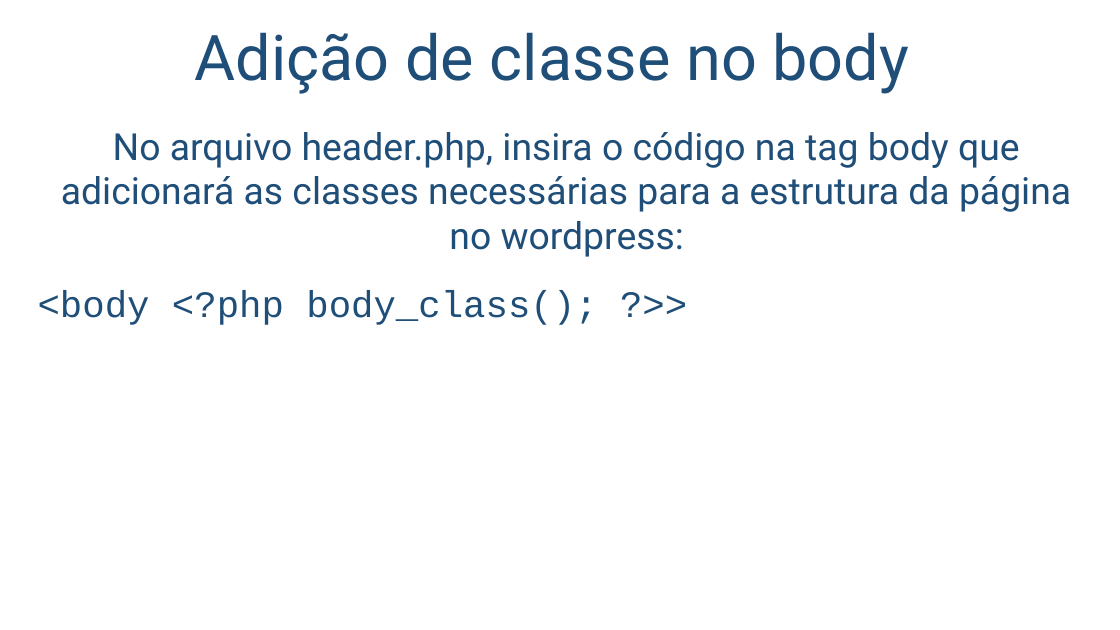
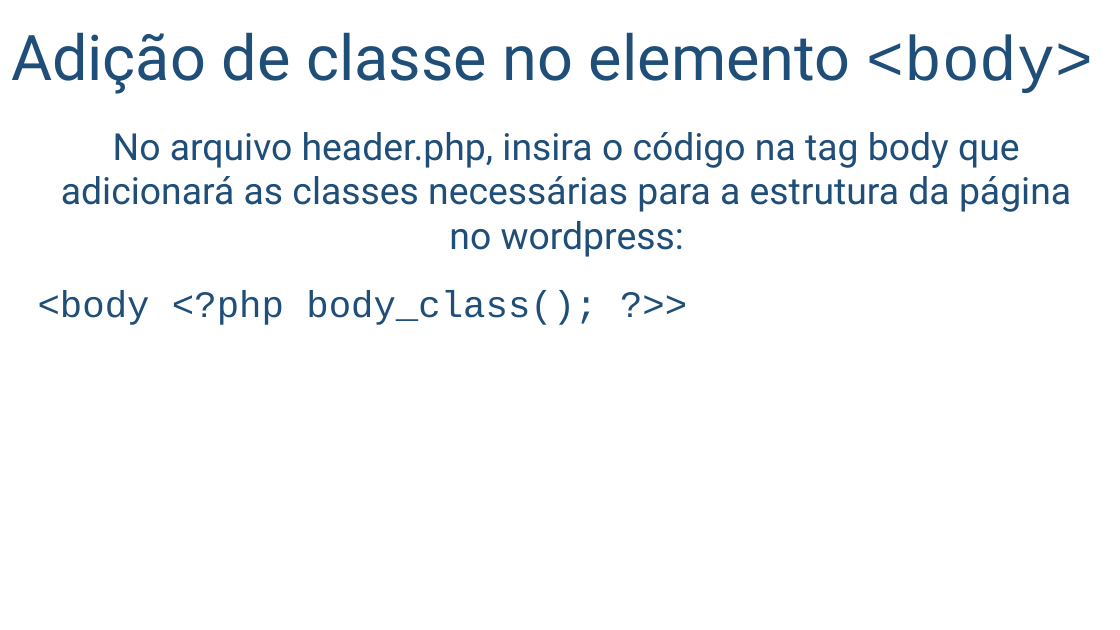
Before and after one commit to salmo-jr/public-slides, a slide deck: slide 12 of wordpress-como-criar-um-novo-tema.pptx (slide 11 before the commit). Drawn at 1120x630 pixels with LibreOffice and Linux fonts; fonts in the diff are those of the drawing; background and template pictures are left out. Boxes give left, top, right and bottom in pixels: in the first picture for what was removed or moved away, otherwise in the second. Text is boxed around its words. In the diff, an @@ line names an element or a change of style, - is before the commit and + after.

Commit message:
adição de novos slides

```diff
--- a/wordpress-como-criar-um-novo-tema.pptx
+++ b/wordpress-como-criar-um-novo-tema.pptx
@@ title at [11,32,1094,94]: text changed @@
-Adição de classe no body
+Adição de classe no elemento <body>
```
Also in this commit, not shown: 12 other slides changed, 14 slides added.
